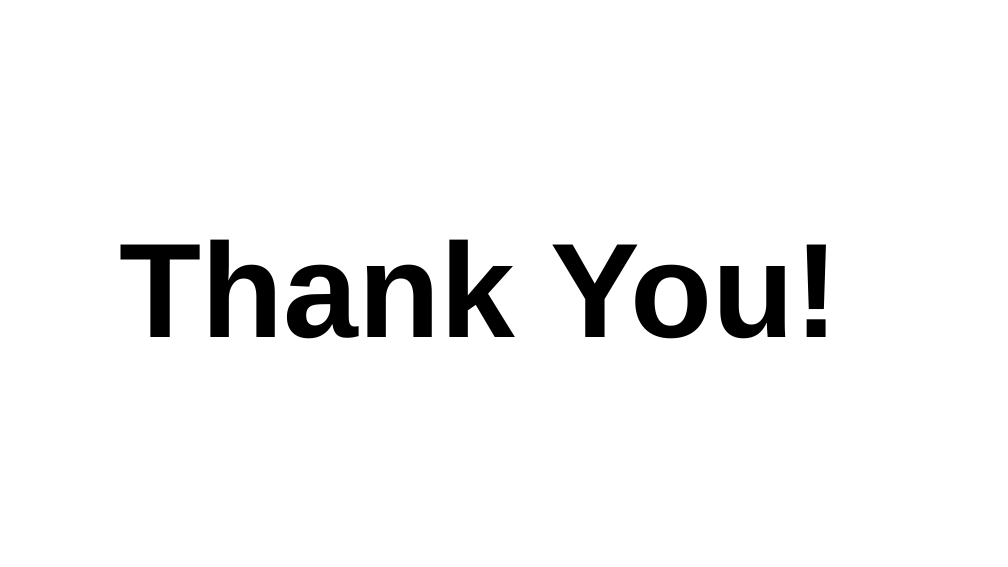
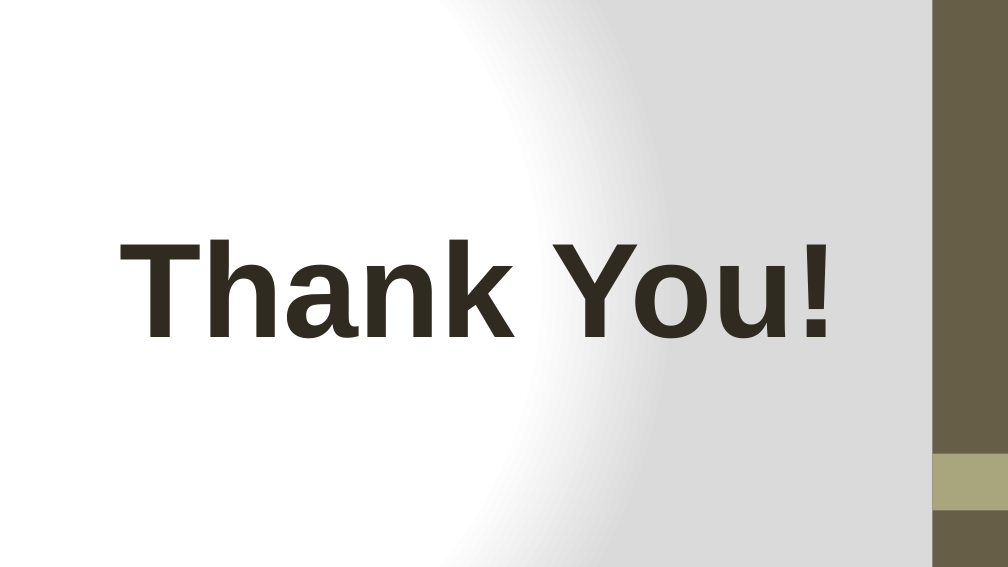
Before and after one commit to maloyang/NKUST_20200423, a slide deck: slide 15 of L3/L3_簡介機器學習.pptx. Drawn at 1008x567 pixels with LibreOffice and Linux fonts; fonts in the diff are those of the drawing. Boxes give left, top, right and bottom in pixels: in the first picture for what was removed or moved away, otherwise in the second. Text is boxed around its words. In the diff, an @@ line names an element or a change of style, - is before the commit and + after.

```diff
--- a/L3/L3_簡介機器學習.pptx
+++ b/L3/L3_簡介機器學習.pptx
@@ background #FFFFFF to gradient #FFFFFF to #DADADA @@
@@ rectangle added at (932, 0, 1008, 566), fill #675E47 @@
@@ text "Thank You!" at (120, 239, 838, 339): text colour #000000 to #2F2B20 @@
@@ rectangle added at (932, 454, 1008, 510), fill #A9A57C @@
```
Also in this commit, not shown: 10 other slides changed, 4 slides added, 4 slides removed.
